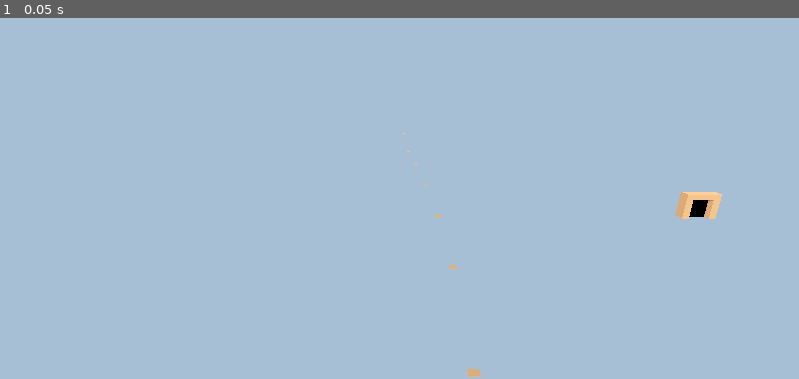
Above: before the commit, frame 1.
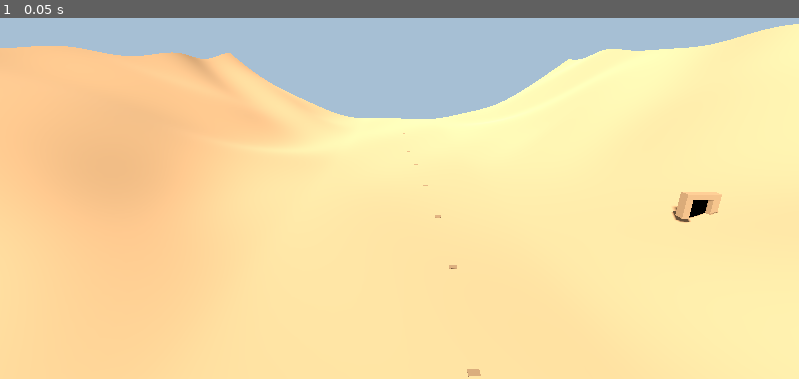
Above: after the commit, the same moment.

Repository: oyvind37-cpu/Arkeologens-reise-V2
Game: Godot game, scene res://valley_200m.tscn
The game is run twice, just before and just after one commit, with the same random seed, the same clock (stepped at 60 frames per second) and the same inputs.
Inputs:
- Up to frame 1 (0.05 s): no input

The runs differ from the first frame. In frame 1, 85% of the frame differs, in the area x 0-100%, y 1-100%.

Commit message:
Fix terrain triangle winding so valley surface renders from above

Diff:
--- a/egypt_200m/valley_200m.gd
+++ b/egypt_200m/valley_200m.gd
@@ -37,7 +37,7 @@
 			var b := a + 1
 			var c := a + GRID + 1
 			var d := c + 1
-			indices.append_array(PackedInt32Array([a, c, b, b, c, d]))
+			indices.append_array(PackedInt32Array([a, b, c, b, d, c]))
 	var st := SurfaceTool.new()
 	st.begin(Mesh.PRIMITIVE_TRIANGLES)
 	for i in indices:
